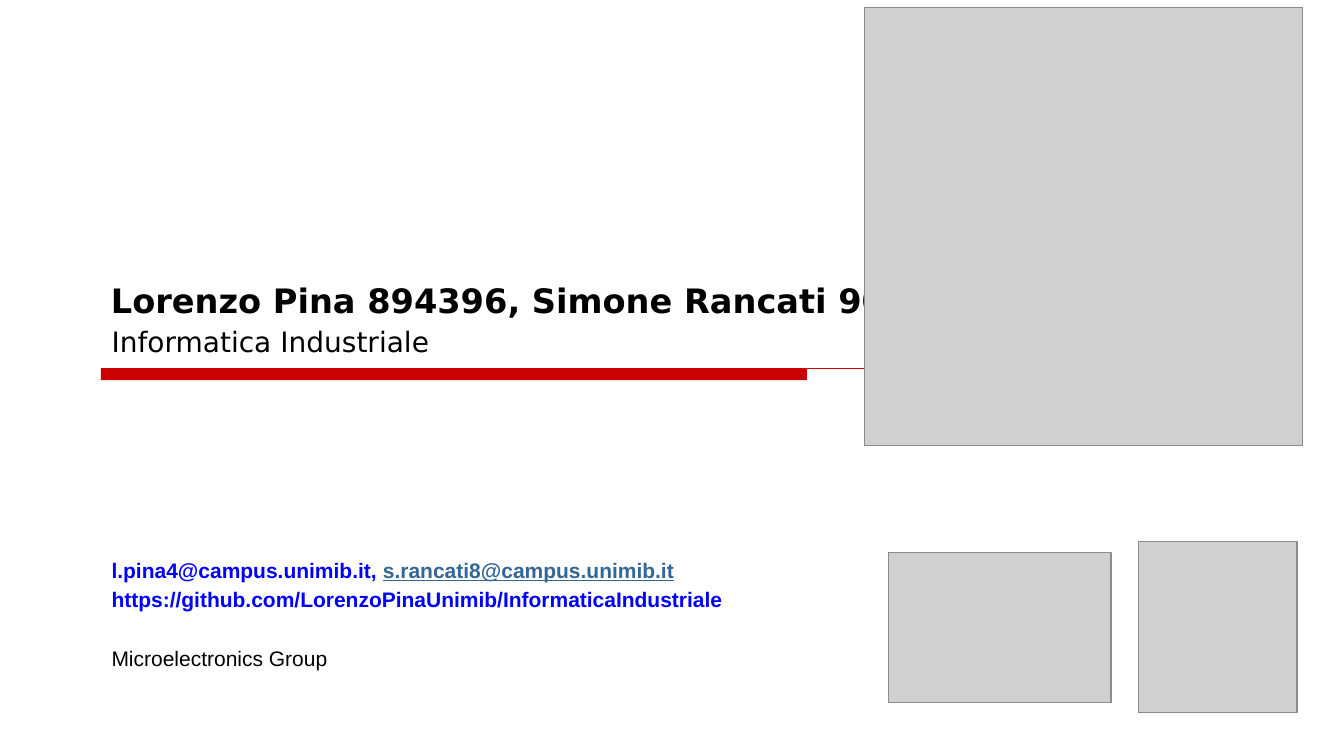
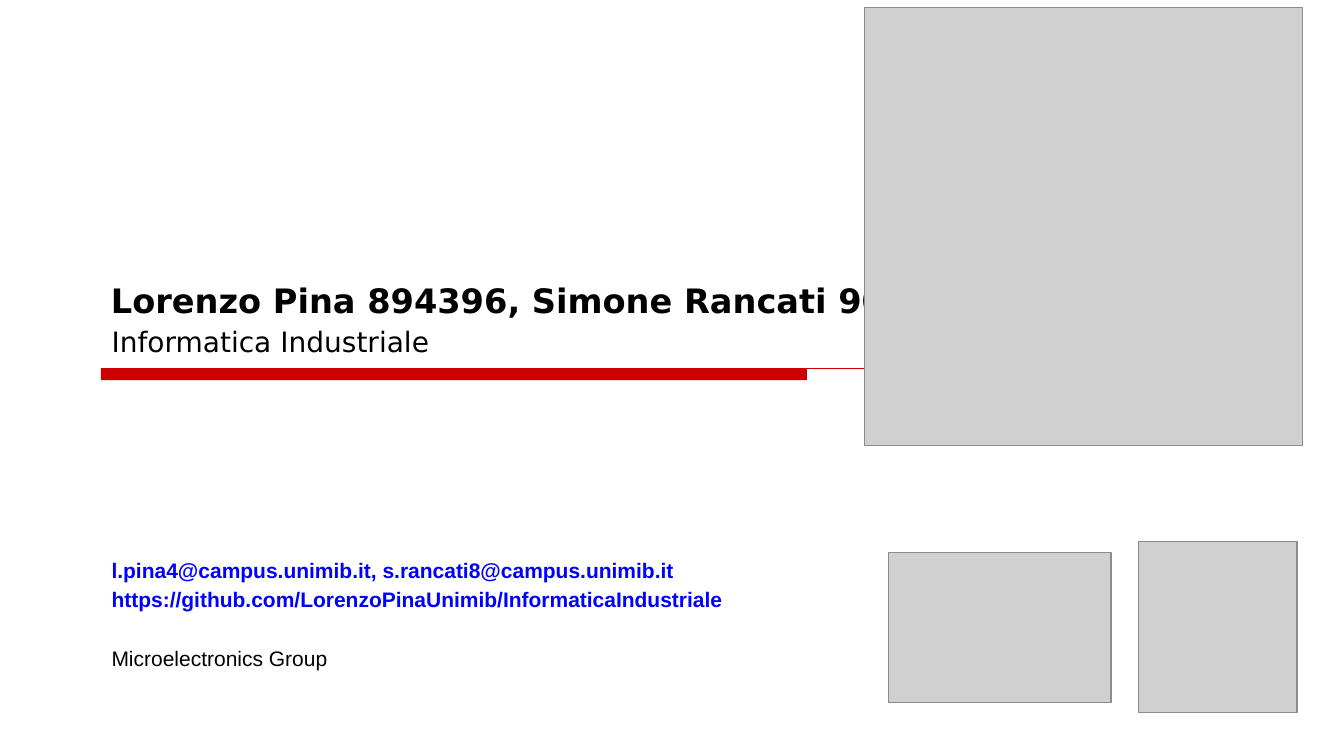
Before and after one commit to LorenzoPinaUnimib/InformaticaIndustriale, a slide deck: slide 1 of Documentazione.pptx. Drawn at 1344x756 pixels with LibreOffice and Linux fonts; fonts in the diff are those of the drawing; grey boxes stand for pictures. Boxes give left, top, right and bottom in pixels: in the first picture for what was removed or moved away, otherwise in the second. Text is boxed around its words. In the diff, an @@ line names an element or a change of style, - is before the commit and + after.

```diff
--- a/Documentazione.pptx
+++ b/Documentazione.pptx
@@ text at box(112, 562, 674, 582): text colour #336699 to #0000FF, underline off in "s.rancati8@campus.unimib.it" @@
```
Also in this commit, not shown: 11 other slides changed, 2 slides added, 2 slides removed, 1 other file.
